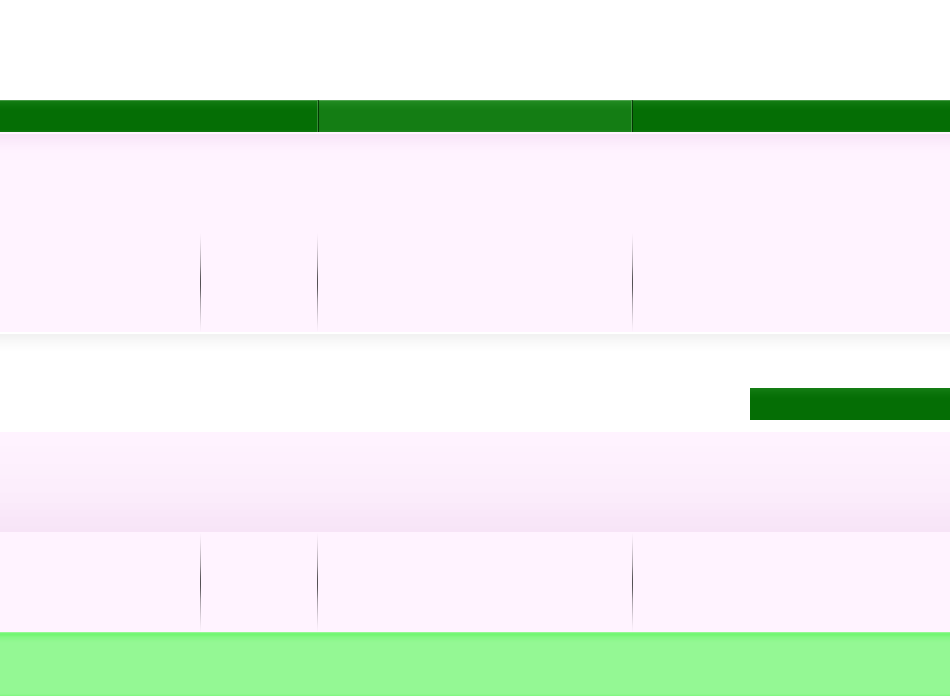
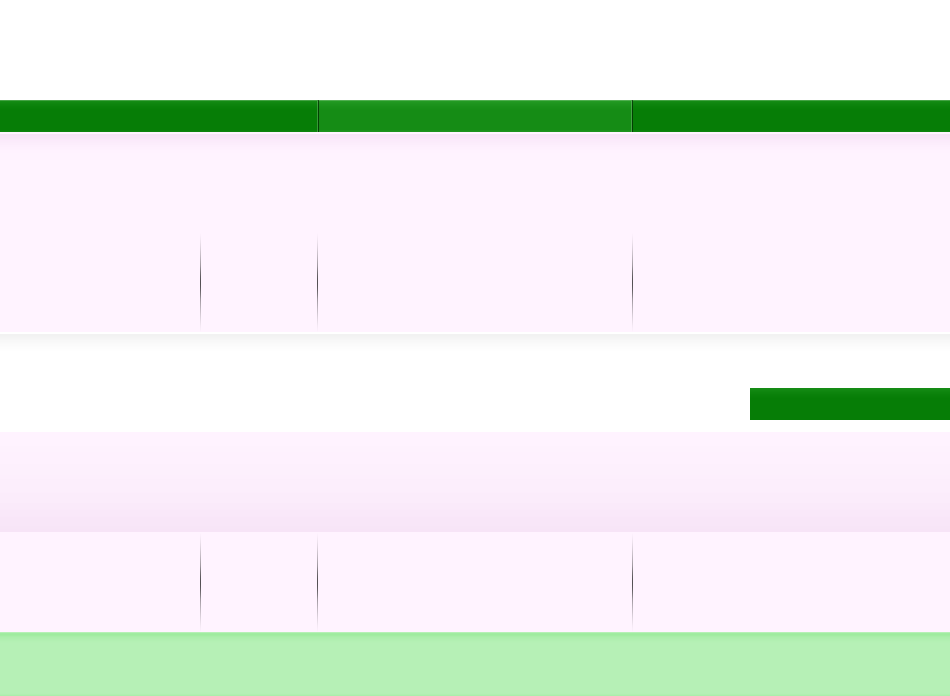
Before/after of a w=950, h=696 layered artwork. What changed in the layer stack:
painted on "navbar" over bbox(0, 100, 950, 132)
painted on "widget header" over bbox(750, 388, 950, 420)
painted on "footer" over bbox(0, 632, 950, 696)
